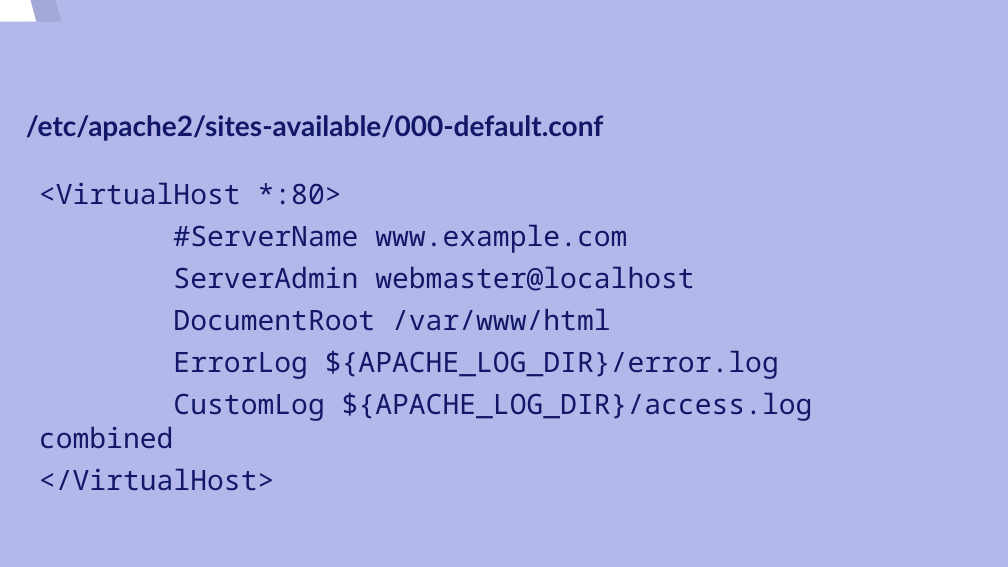
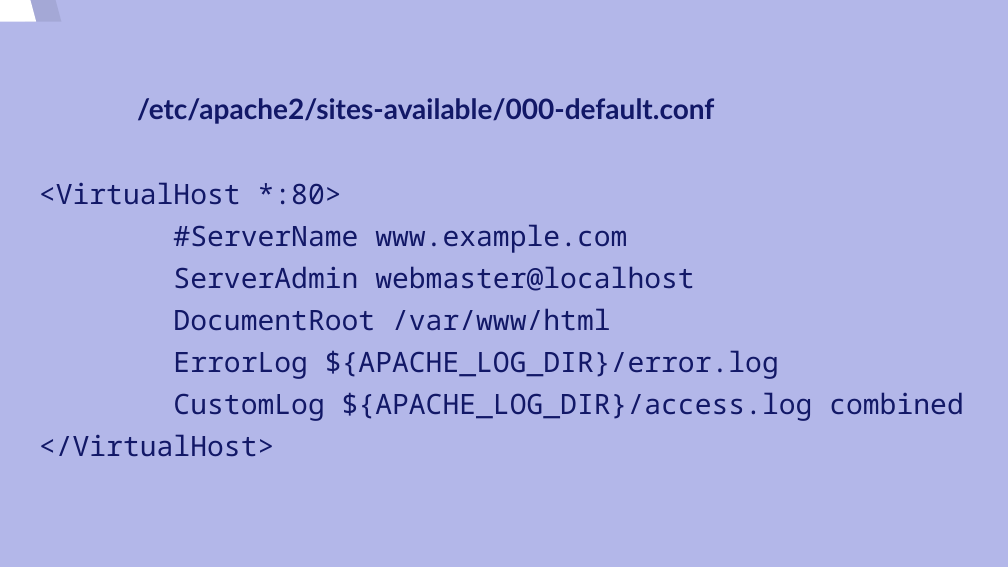
Before and after one commit to carloskuce/SRI, a slide deck: slide 3 of curso/u7/u7.odp (slide 2 before the commit). Drawn at 1008x567 pixels with LibreOffice and Linux fonts; fonts in the diff are those of the drawing. Boxes give left, top, right and bottom in pixels: in the first picture for what was removed or moved away, otherwise in the second. Text is boxed around its words. In the diff, an @@ line names an element or a change of style, - is before the commit and + after.

```diff
--- a/curso/u7/u7.odp
+++ b/curso/u7/u7.odp
@@ title "/etc/apache2/sites-available/000-default.conf": place and size @@
-title "/etc/apache2/sites-available/000-default.conf" at bbox=[26, 115, 603, 141]
+title "/etc/apache2/sites-available/000-default.conf" at bbox=[137, 98, 714, 124]
@@ text "<VirtualHost *:80>" rewrapped from bbox=[39, 182, 813, 491] to bbox=[39, 182, 964, 457] @@
```
Also in this commit, not shown: 1 slide added, 1 other file.
